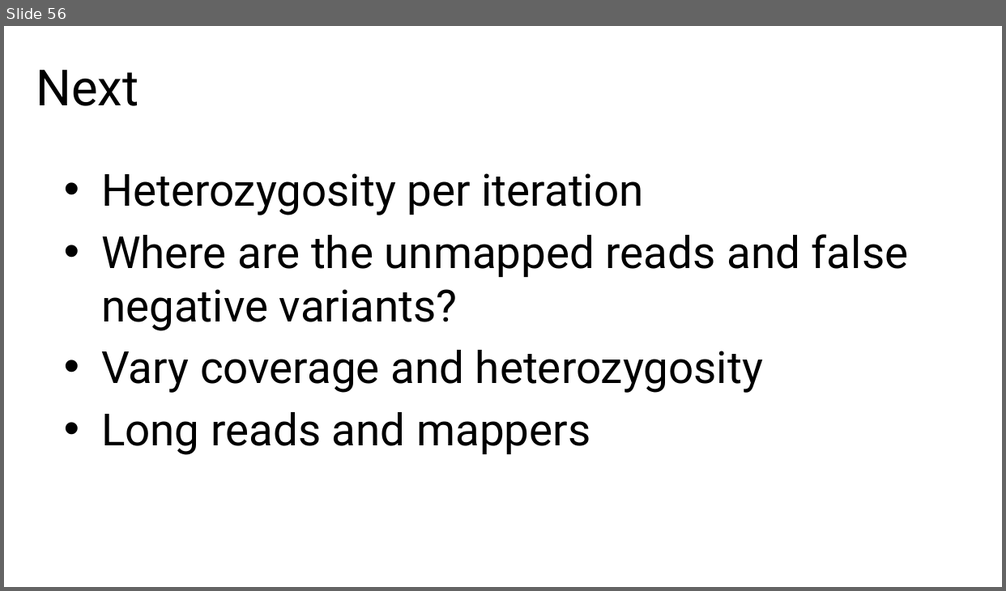
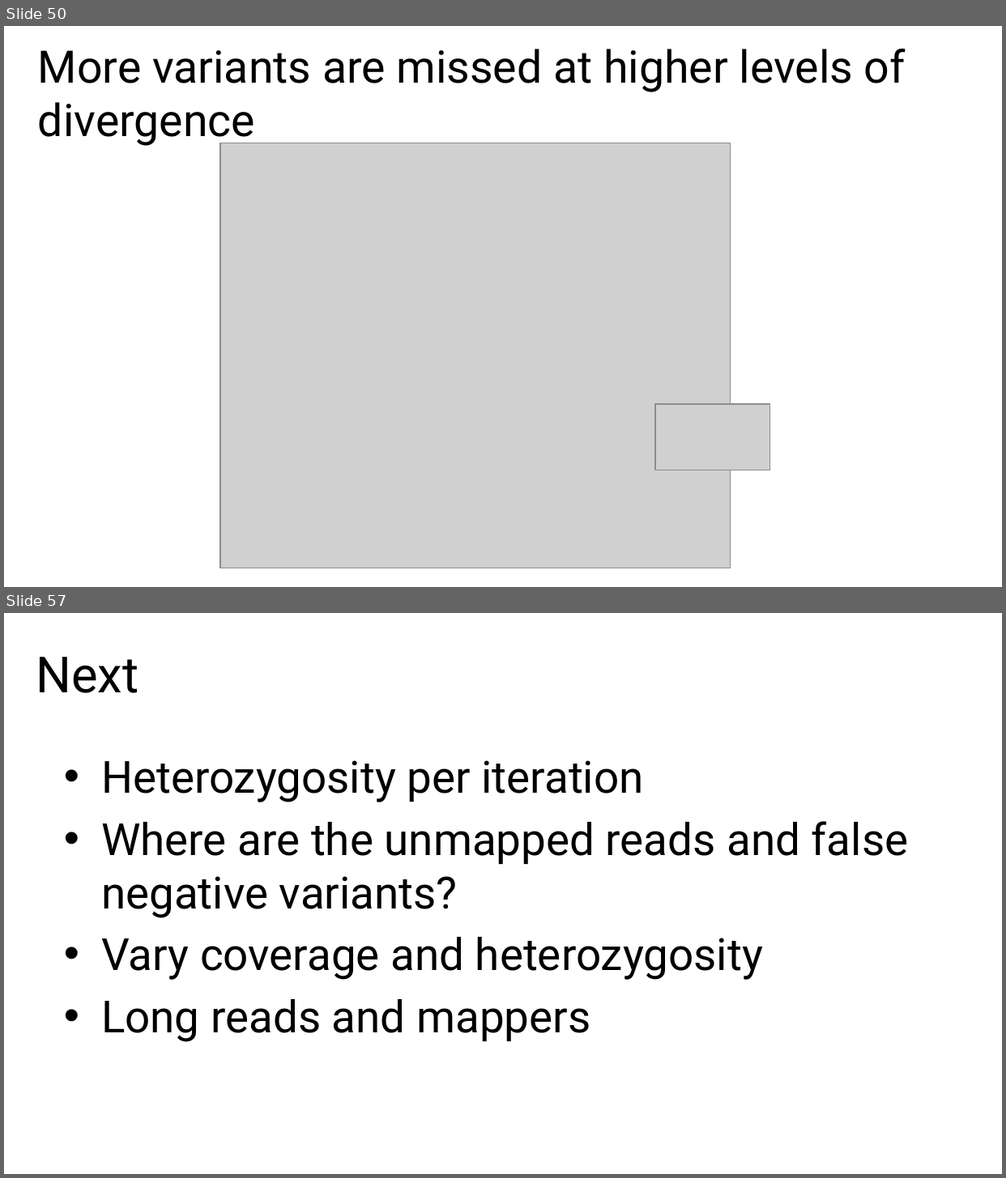
Before and after one commit to harvardinformatics/Mapping-simulations, a slide deck: evolution/Gregg-Thomas-2023-Evolution-notes.pptx. Shown one above the other, each under a label of ours: slide 56 before the commit, slides 50 and 57 after it; the slides between them are not shown. The pictures are 1006x591 and 1006x1178 pixels, drawn with LibreOffice and Linux fonts; fonts in the diff are those of the drawing; grey boxes stand for pictures. Boxes give left, top, right and bottom in pixels: in the first picture for what was removed or moved away, otherwise in the second. Text is boxed around its words. In the diff, an @@ line names an element or a change of style, - is before the commit and + after.

```diff
--- a/evolution/Gregg-Thomas-2023-Evolution-notes.pptx
+++ b/evolution/Gregg-Thomas-2023-Evolution-notes.pptx
@@ slide 50 added at (4, 26, 1002, 587), background #FFFFFF @@
@@ title added at (38, 49, 906, 148), 32.4 pt, text #000000 @@
+More variants are missed at higher levels of divergence
@@ picture added at (220, 143, 731, 568) @@
@@ picture added at (655, 404, 770, 470) @@
@@ what was slide 56 is now slide 57 @@
```
Also in this commit, not shown: 5 slides changed, 8 other slides added, 5 slides removed, 6 other files.
